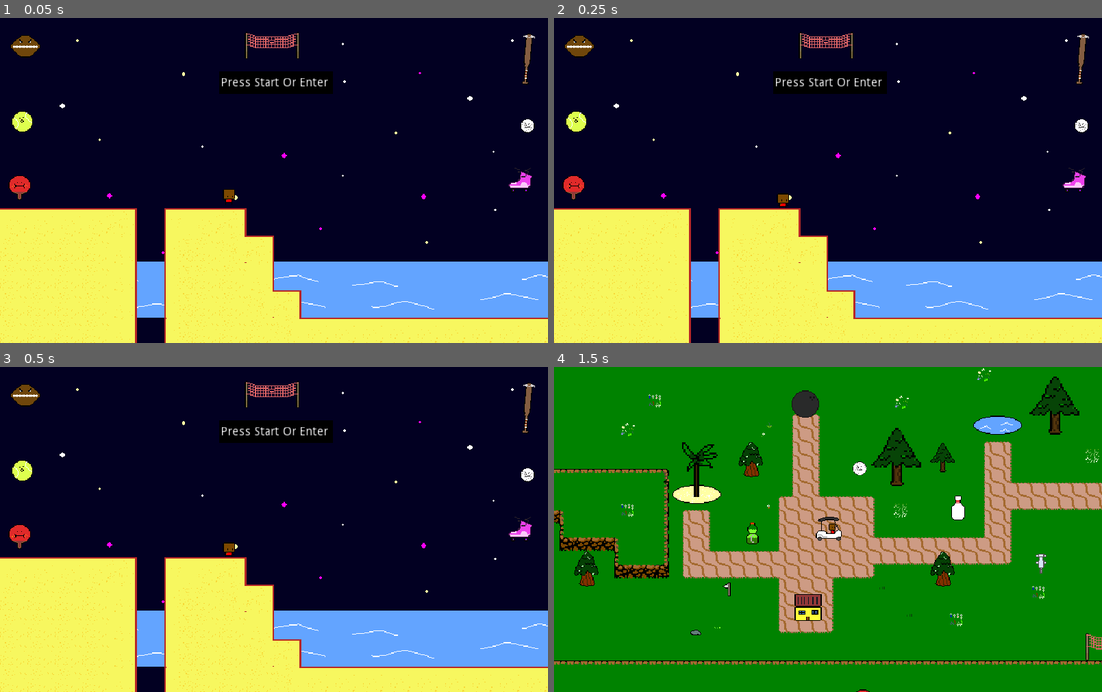
Above: before the commit, frames 1-4 (two rows, left to right).
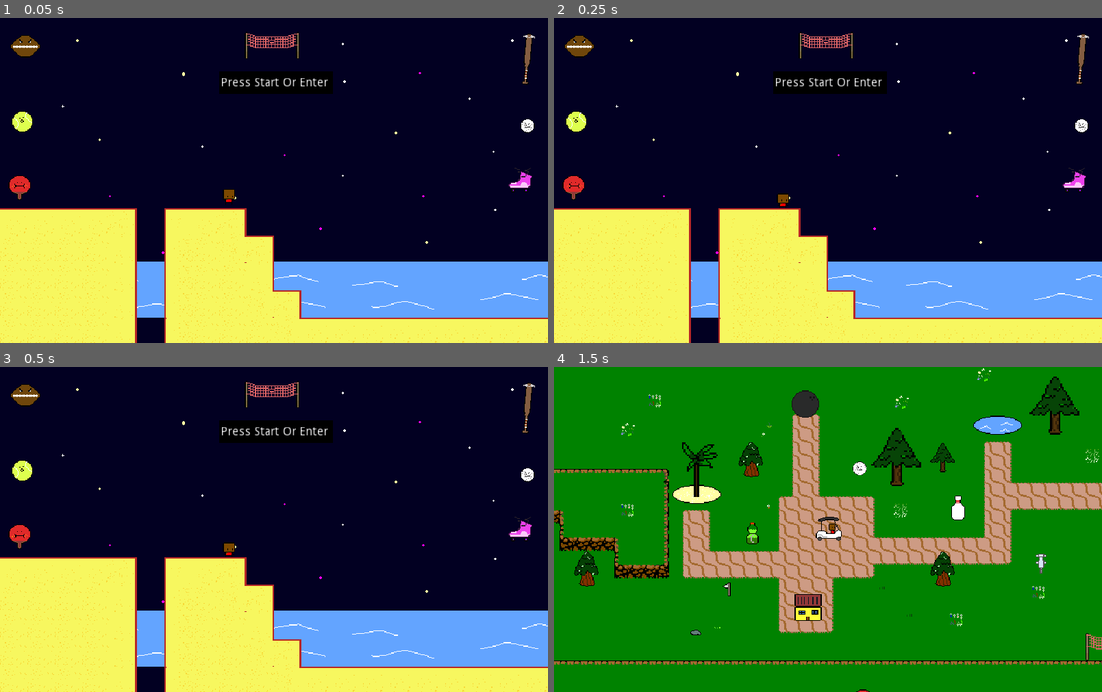
Above: after the commit, the same moments.

Repository: AdamSmif/Sportsball-Adventures
Game: Godot game, scene res://UI/TitleScreen.tscn
The game is run twice, just before and just after one commit, with the same random seed, the same clock (stepped at 60 frames per second) and the same inputs.
Inputs:
- Up to frame 1 (0.05 s): no input
- Up to frame 2 (0.25 s): no input
- Up to frame 3 (0.5 s): no input
- Up to frame 4 (1.5 s): tap Enter at 0.5 s; hold Up (ui_up) from 0.53 s (still down); tap Space (jump) at 0.77 s

The runs differ from the first frame. In frame 1, less than 0.1% of the frame differs, in the area x 10-87%, y 24-56%; in frame 2, less than 0.1%; in frame 3, less than 0.1%; in frame 4, nothing differs.

Commit message:
Update TitleScreen.tscn

Diff:
--- a/UI/TitleScreen.tscn
+++ b/UI/TitleScreen.tscn
@@ -28,15 +28,12 @@
 
 [node name="NightSkyAnimated" parent="." instance=ExtResource( 6 )]
 position = Vector2( 320, 192 )
-frame = 1
 
 [node name="NightSkyAnimated3" parent="." instance=ExtResource( 6 )]
 position = Vector2( 960, 192 )
-frame = 1
 
 [node name="NightSkyAnimated2" parent="." instance=ExtResource( 6 )]
 position = Vector2( -320, 192 )
-frame = 1
 
 [node name="ColorRect2" type="ColorRect" parent="."]
 margin_left = 256.0
@@ -85,8 +82,6 @@
 
 [node name="BeachTile" parent="." instance=ExtResource( 3 )]
 position = Vector2( 288, 352 )
-collision_layer = 2
-collision_mask = 3
 tile_data = PoolIntArray( -851981, 0, 4, -851980, 0, 196609, -851979, 0, 196609, -851978, 0, 196609, -851977, 0, 196609 …(3215 unchanged characters)…
 
 [node name="PlayerMenu" parent="." instance=ExtResource( 4 )]
